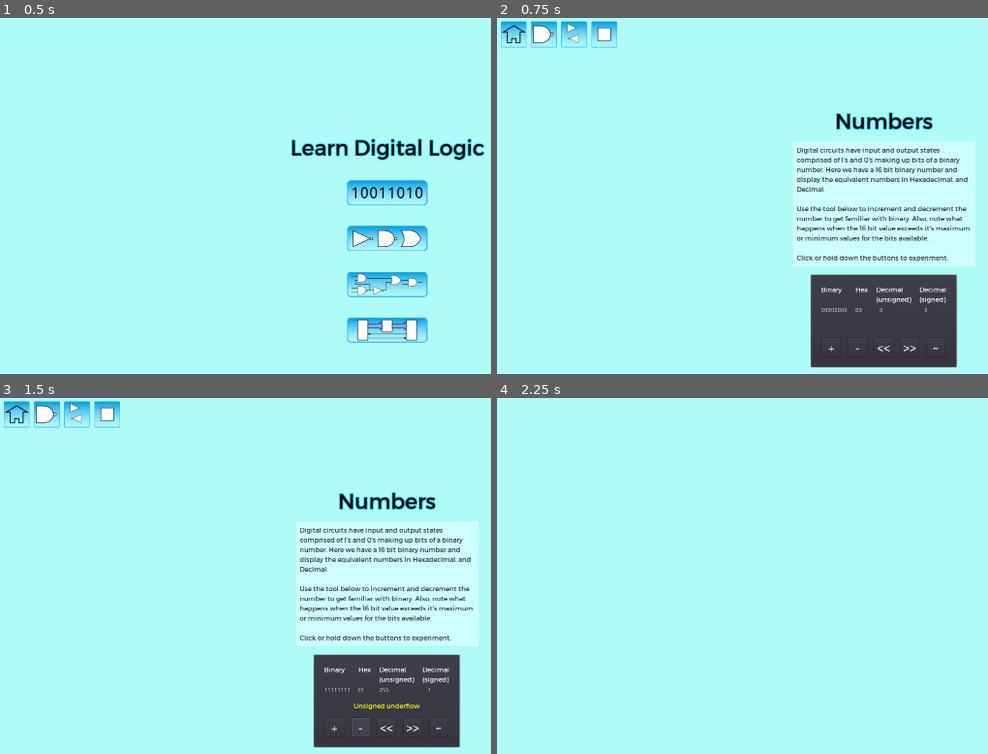
Above: before the commit, frames 1-4 (two rows, left to right).
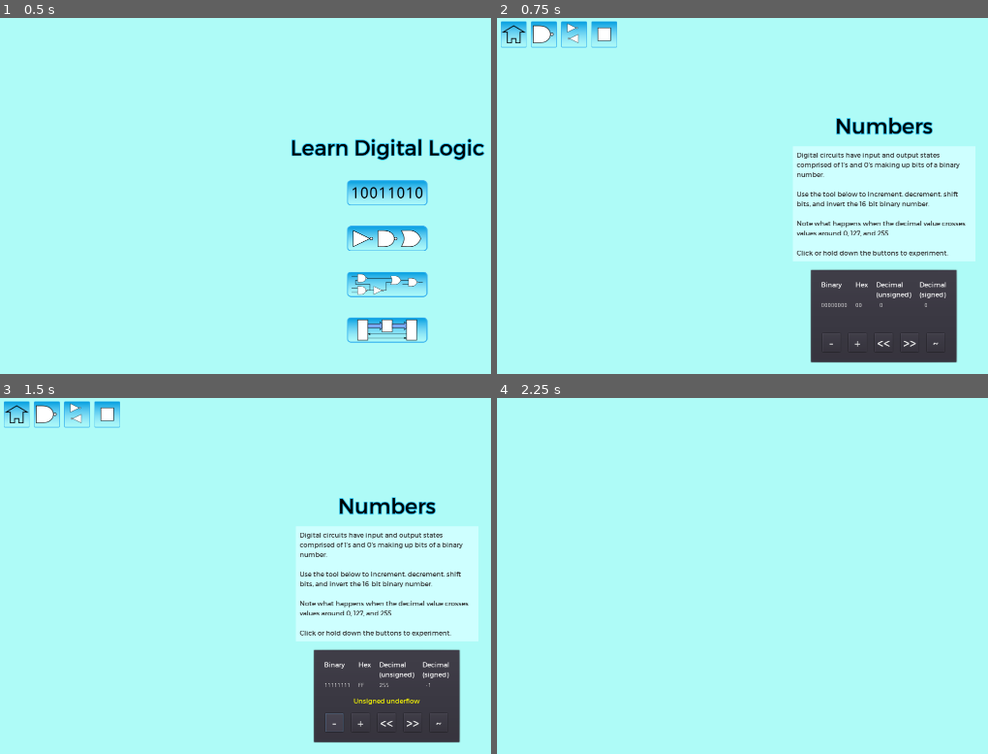
Above: after the commit, the same moments.

Repository: andrew-wilkes/digital-logic
Game: Godot game, scene res://Main.tscn
Same seed, same stepped clock (60 frames per second), same inputs: the game is played once before the commit and once after it.
Inputs (mouse positions are in pixels of both pictures, inside the frame that each line leads up to):
- Up to frame 1 (0.5 s): no input
- Up to frame 2 (0.75 s): click (884, 192) at 0.5 s
- Up to frame 3 (1.5 s): click "-" at 1.25 s
- Up to frame 4 (2.25 s): click (546, 415) at 2 s

Frame 1 is identical in both runs. In frame 2, 7.6% of the frame differs, in the area x 60-98%, y 26-99%; in frame 3, 7.9%; in frame 4, nothing differs.

Commit message:
Switch positions of +/- buttons so that - is most likely to be clicked first

Diff:
--- a/game/Buttons.tscn
+++ b/game/Buttons.tscn
@@ -26,6 +26,7 @@
 margin_right = 64.0
 margin_bottom = 64.0
 rect_min_size = Vector2( 64, 64 )
+hint_tooltip = "Main menu"
 size_flags_horizontal = 0
 size_flags_vertical = 0
 texture_normal = ExtResource( 5 )
@@ -35,6 +36,7 @@
 margin_right = 138.0
 margin_bottom = 64.0
 rect_min_size = Vector2( 64, 64 )
+hint_tooltip = "Numbers"
 size_flags_horizontal = 0
 size_flags_vertical = 0
 texture_normal = ExtResource( 1 )
@@ -44,6 +46,7 @@
 margin_right = 212.0
 margin_bottom = 64.0
 rect_min_size = Vector2( 64, 64 )
+hint_tooltip = "Gates"
 size_flags_horizontal = 0
 size_flags_vertical = 0
 texture_normal = ExtResource( 4 )
@@ -53,6 +56,7 @@
 margin_right = 286.0
 margin_bottom = 64.0
 rect_min_size = Vector2( 64, 64 )
+hint_tooltip = "Circuits"
 size_flags_horizontal = 0
 size_flags_vertical = 0
 texture_normal = ExtResource( 3 )
@@ -62,6 +66,7 @@
 margin_right = 360.0
 margin_bottom = 64.0
 rect_min_size = Vector2( 64, 64 )
+hint_tooltip = "Projects"
 size_flags_horizontal = 0
 size_flags_vertical = 0
 texture_normal = ExtResource( 2 )
--- a/game/Numbers.tscn
+++ b/game/Numbers.tscn
@@ -39,9 +39,11 @@
 align = 1
 
 [node name="TextPanel" parent="VBox" instance=ExtResource( 4 )]
-text = "Digital circuits have input and output states comprised of 1's and 0's making up bits of a binary number. Here we have a 16 bit binary number and display the equivalent numbers in Hexadecimal, and Decimal.
-
-Use the tool below to increment and decrement the number to get familiar with binary. Also, note what happens when the 16 bit value exceeds it's maximum or minimum values for the bits available.
+text = "Digital circuits have input and output states comprised of 1's and 0's making up bits of a binary number.
+
+Use the tool below to increment, decrement, shift bits, and invert the 16-bit binary number.
+
+Note what happens when the decimal value crosses values around 0, 127, and 255.
 
 Click or hold down the buttons to experiment."
 
@@ -186,22 +188,22 @@
 size_flags_horizontal = 4
 custom_constants/separation = 20
 
+[node name="Down" type="Button" parent="VBox/Panel/MarginContainer/VBox/Buttons"]
+margin_right = 44.0
+margin_bottom = 46.0
+rect_min_size = Vector2( 44, 0 )
+hint_tooltip = "Decrement"
+custom_fonts/font = ExtResource( 7 )
+text = "-"
+
 [node name="Up" type="Button" parent="VBox/Panel/MarginContainer/VBox/Buttons"]
-margin_right = 44.0
+margin_left = 64.0
+margin_right = 108.0
 margin_bottom = 46.0
 rect_min_size = Vector2( 44, 0 )
 hint_tooltip = "Increment"
 custom_fonts/font = ExtResource( 7 )
 text = "+"
-
-[node name="Down" type="Button" parent="VBox/Panel/MarginContainer/VBox/Buttons"]
-margin_left = 64.0
-margin_right = 108.0
-margin_bottom = 46.0
-rect_min_size = Vector2( 44, 0 )
-hint_tooltip = "Decrement"
-custom_fonts/font = ExtResource( 7 )
-text = "-"
 
 [node name="ShiftLeft" type="Button" parent="VBox/Panel/MarginContainer/VBox/Buttons"]
 margin_left = 128.0
Not shown: 1 places in game/Numbers.tscn that only renumber resources
